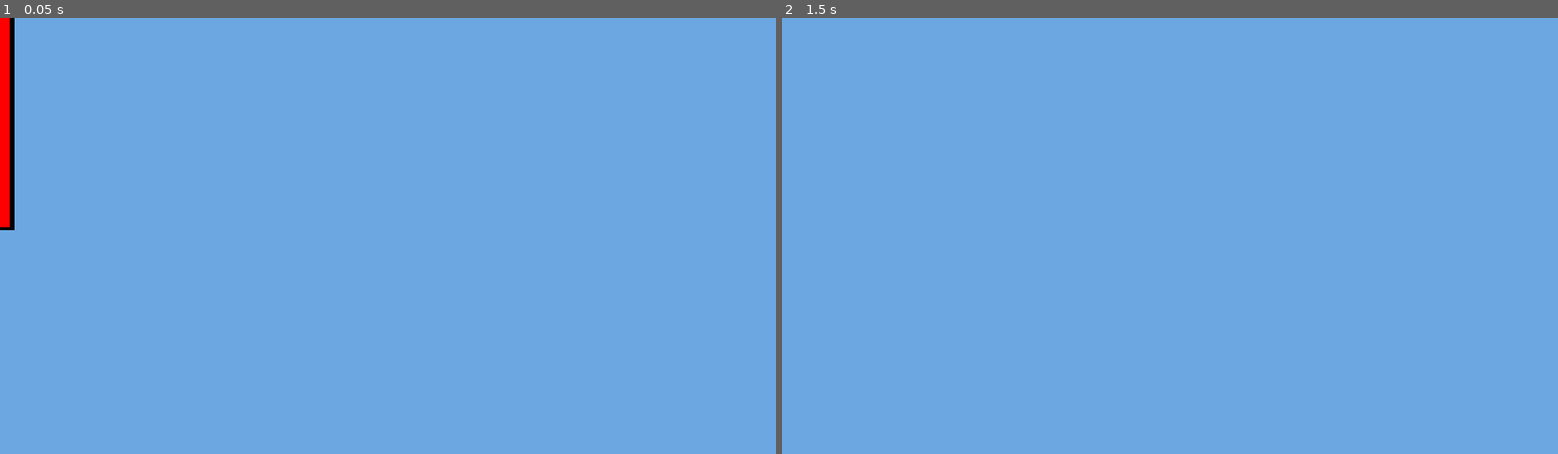
Above: before the commit, frames 1-2 (left to right).
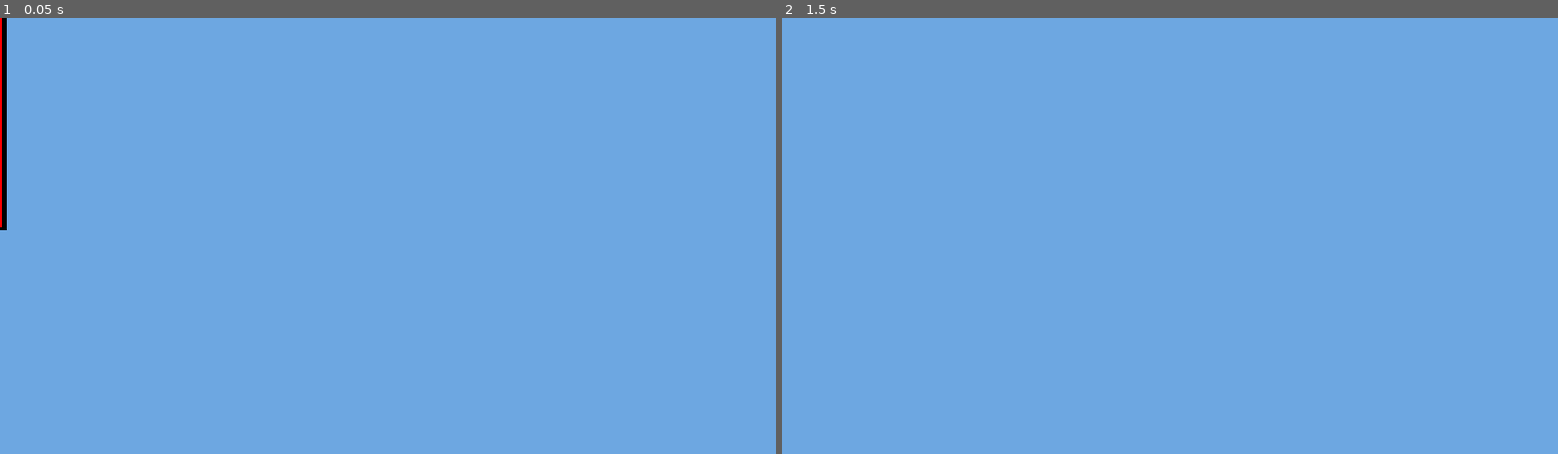
Above: after the commit, the same moments.

Repository: deshis/Modern-User-Interfaces-game
Game: Godot game, scene res://Scenes/obstacle.tscn
The game is run twice, just before and just after one commit, with the same random seed, the same clock (stepped at 60 frames per second) and the same inputs. This scene is started directly instead of the project's main scene.
Inputs:
- Up to frame 1 (0.05 s): no input
- Up to frame 2 (1.5 s): tap Enter at 0.5 s; tap Space (jump) at 0.6, 0.77, 1.07, 1.25, 1.35 s

The runs differ from the first frame. In frame 1, 0.8% of the frame differs, in the area x 0-2%, y 0-49%; in frame 2, nothing differs.

Commit message:
tweak parameters

Diff:
--- a/Scenes/player.tscn
+++ b/Scenes/player.tscn
@@ -7,6 +7,8 @@
 [ext_resource type="AudioStream" uid="uid://cx67asubskgia" path="res://Resources/SFX/340977__aceofspadesproduc100__tumble-knocking.wav" id="5_3smsa"]
 
 [sub_resource type="CapsuleShape2D" id="CapsuleShape2D_fkybt"]
+radius = 9.44444
+height = 29.1667
 
 [node name="Player" type="CharacterBody2D"]
 position = Vector2(-232, 0)
--- a/Scripts/cloud_spawner.gd
+++ b/Scripts/cloud_spawner.gd
@@ -9,10 +9,10 @@
 func start() -> void:
 	if not active:
 		active = true
-		obstacle_spawn_timer.start(4)
+		obstacle_spawn_timer.start(3)
 
 func _on_obstacle_spawn_timer_timeout() -> void:
 	if active:
 		var instance = obstacle.instantiate()
 		add_child(instance)
-	obstacle_spawn_timer.set_wait_time(randf_range(3.0, 7.0))
+	obstacle_spawn_timer.set_wait_time(randf_range(3.0, 6.0))
--- a/Scripts/obstacle.gd
+++ b/Scripts/obstacle.gd
@@ -1,9 +1,9 @@
 extends Node2D
 
-@export var obstacle_speed := 3
+@export var obstacle_speed := 7
 
 func _ready() -> void:
 	position += Vector2.UP * (randi() % 400)
 
-func _process(_delta: float) -> void:
+func _physics_process(_delta: float) -> void:
 	position += Vector2.LEFT * obstacle_speed
